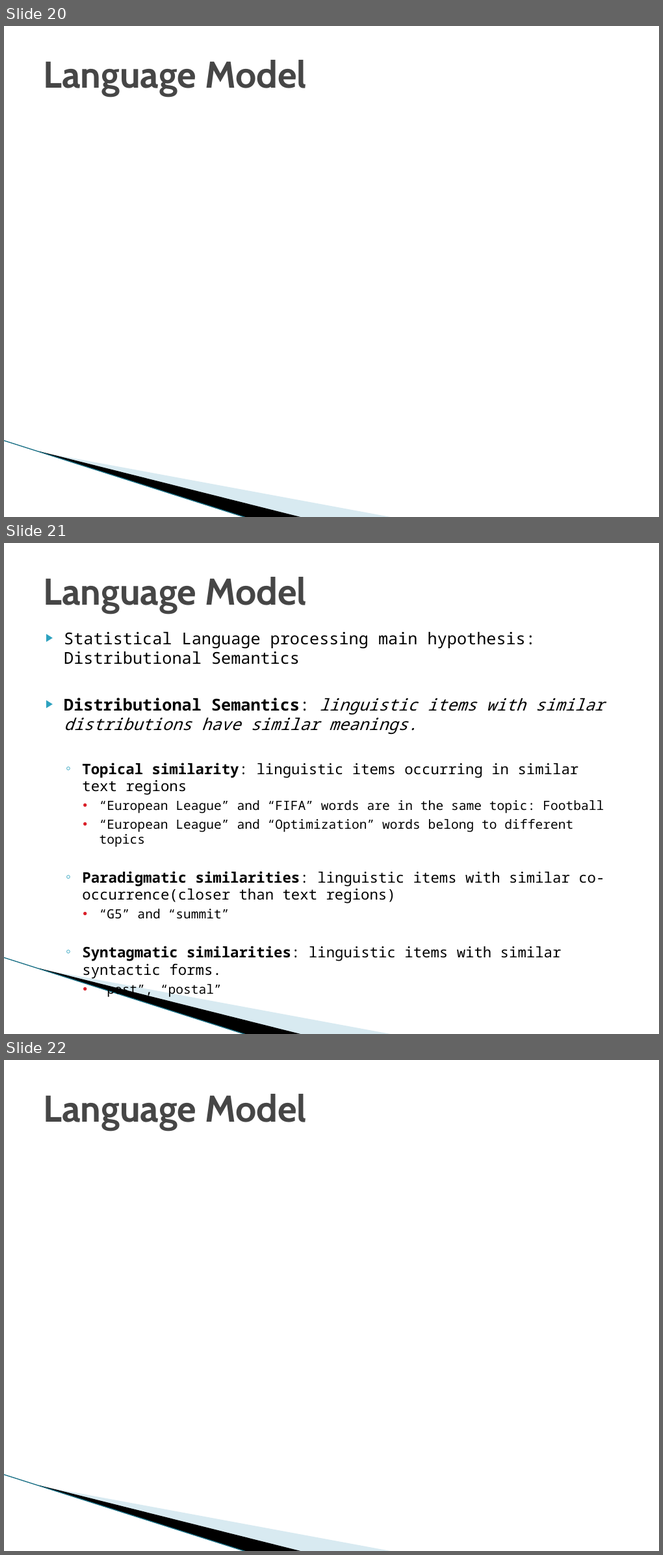
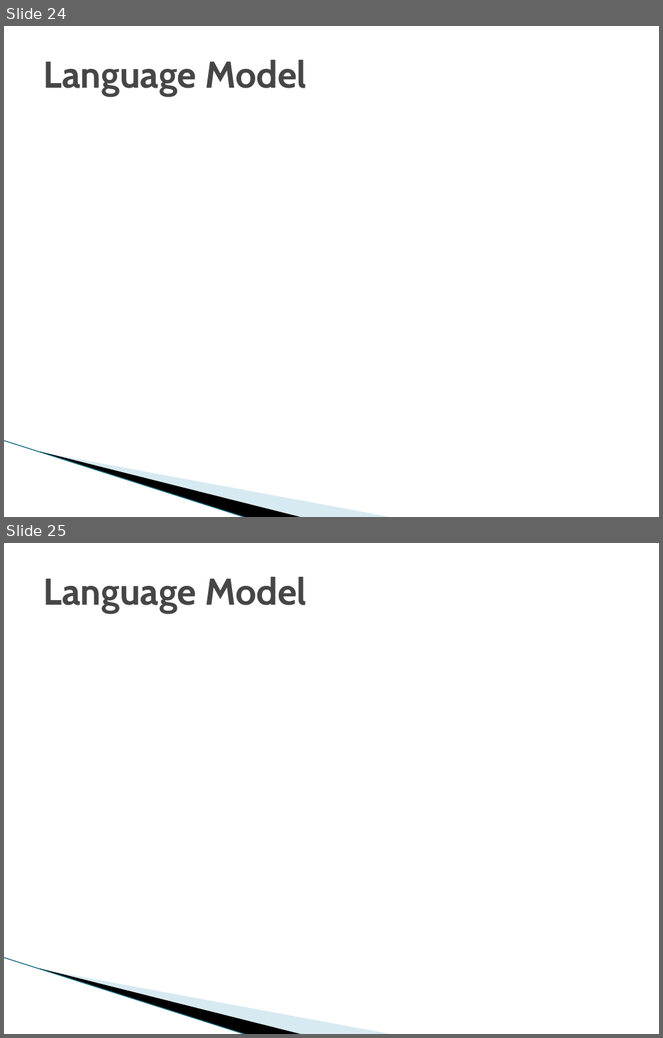
Before and after one commit to DU-ComputerVisionLab/Natural_Langauge_Processing, a slide deck: NLP_in_general.pptx. Shown one above the other, each under a label of ours: slides 20, 21 and 22 before the commit, slides 24 and 25 after it. The pictures are 663x1555 and 663x1038 pixels, drawn with LibreOffice and Linux fonts; fonts in the diff are those of the drawing; grey boxes stand for pictures; background and template pictures are left out. Boxes give left, top, right and bottom in pixels: in the first picture for what was removed or moved away, otherwise in the second. Text is boxed around its words. In the diff, an @@ line names an element or a change of style, - is before the commit and + after.

```diff
--- a/NLP_in_general.pptx
+++ b/NLP_in_general.pptx
@@ slide 21 removed at <box>4,543,659,1034</box>, background #FFFFFF; not listed: 3 template elements that a slide beside it also shows @@
@@ title removed at <box>43,577,307,614</box> @@
-Language Model
@@ text removed at <box>64,632,605,998</box> @@
-▶ Statistical Language processing main hypothesis: Distributional Semantics
-▶ Distributional Semantics: linguistic items with similar distributions have similar meanings.
-  ◦ Topical similarity: linguistic items occurring in similar text regions
-    • “European League” and “FIFA” words are in the same topic: Football
-    • “European League” and “Optimization” words belong to different topics
-  ◦ Paradigmatic similarities: linguistic items with similar co-occurrence(closer than text regions)
-    • “G5” and “summit”
-  ◦ Syntagmatic similarities: linguistic items with similar syntactic forms.
-    • “post”, “postal”
@@ what was slide 20 is now slide 24 @@
@@ what was slide 22 is now slide 25 @@
```
Also in this commit, not shown: 9 slides changed, 6 slides added, 3 other slides removed.
